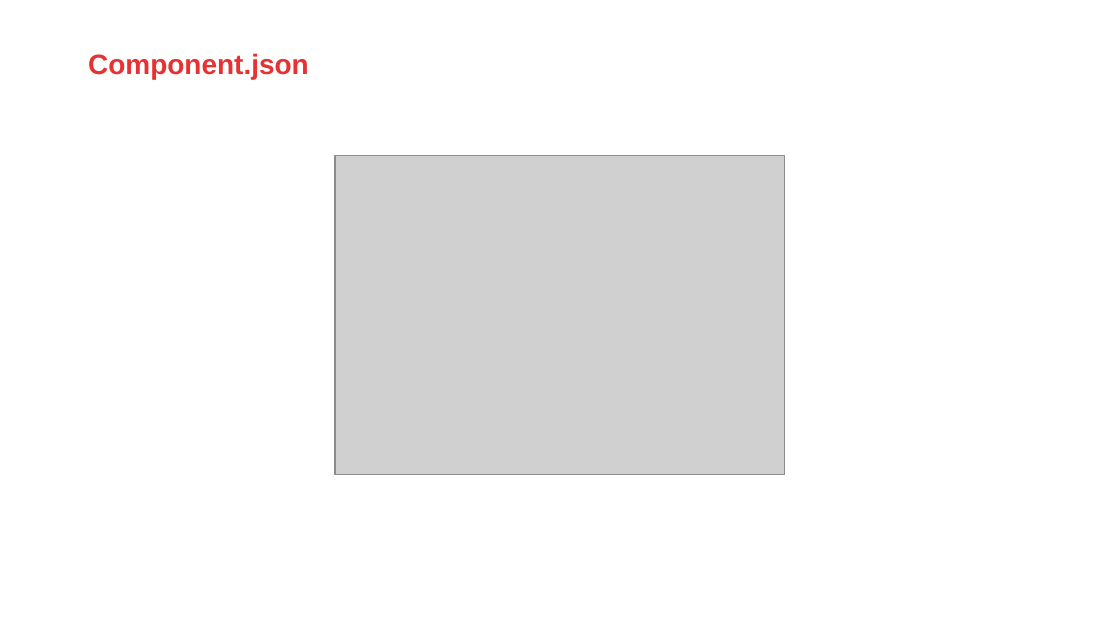
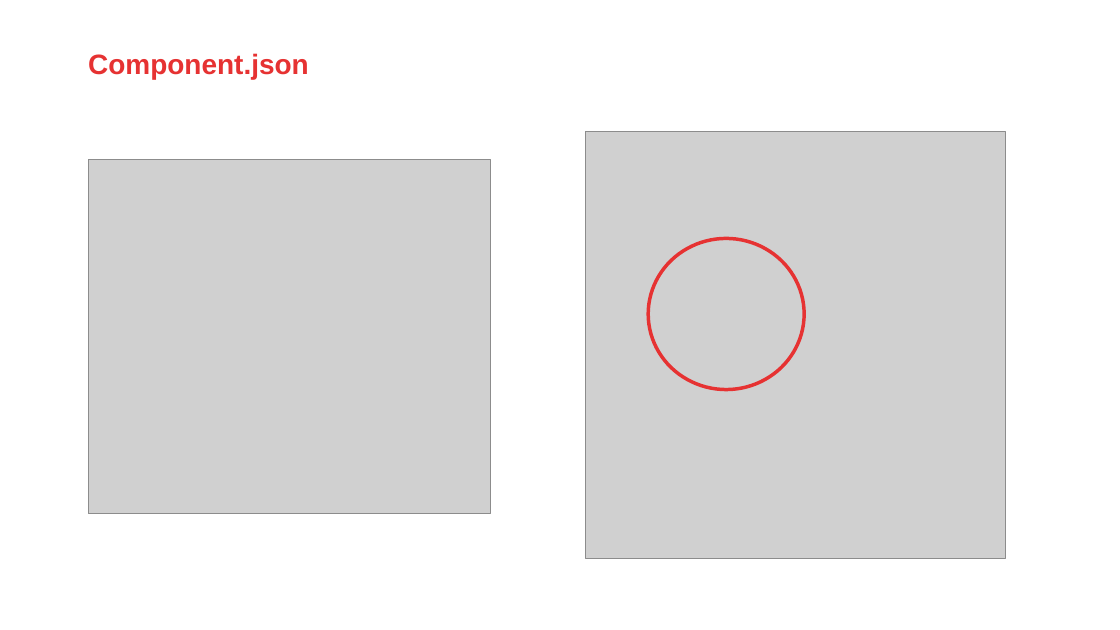
Before and after one commit to jeroenRX/AmisJetTraining, a slide deck: slide 63 of OracleJET_TalentLaunch.pptx (slide 97 before the commit). Drawn at 1120x630 pixels with LibreOffice and Linux fonts; fonts in the diff are those of the drawing; grey boxes stand for pictures; background and template pictures are left out. Boxes give left, top, right and bottom in pixels: in the first picture for what was removed or moved away, otherwise in the second. Text is boxed around its words. In the diff, an @@ line names an element or a change of style, - is before the commit and + after.

```diff
--- a/OracleJET_TalentLaunch.pptx
+++ b/OracleJET_TalentLaunch.pptx
@@ picture added at [586,132,1006,559] @@
@@ picture added at [88,159,491,514] @@
@@ picture removed at [335,156,785,475] @@
@@ ellipse added at [648,239,804,390], outline #E63232 2.25 pt @@
```
Also in this commit, not shown: 12 other slides changed, 35 slides removed, 1 other file.
